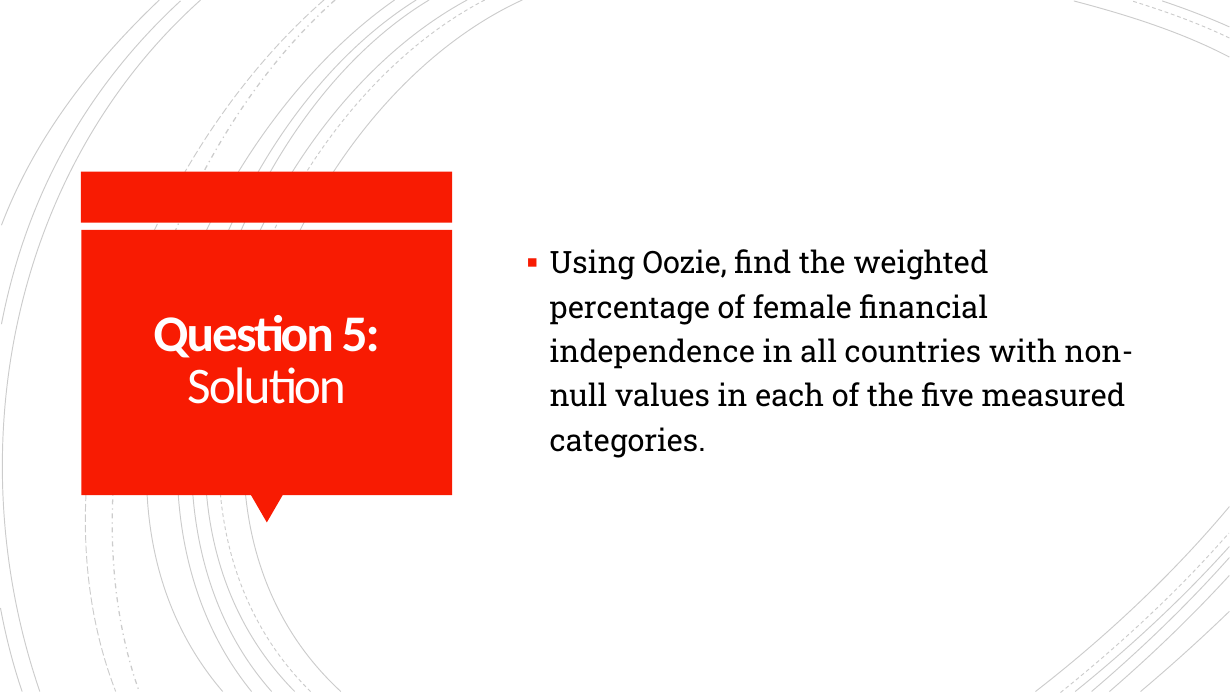
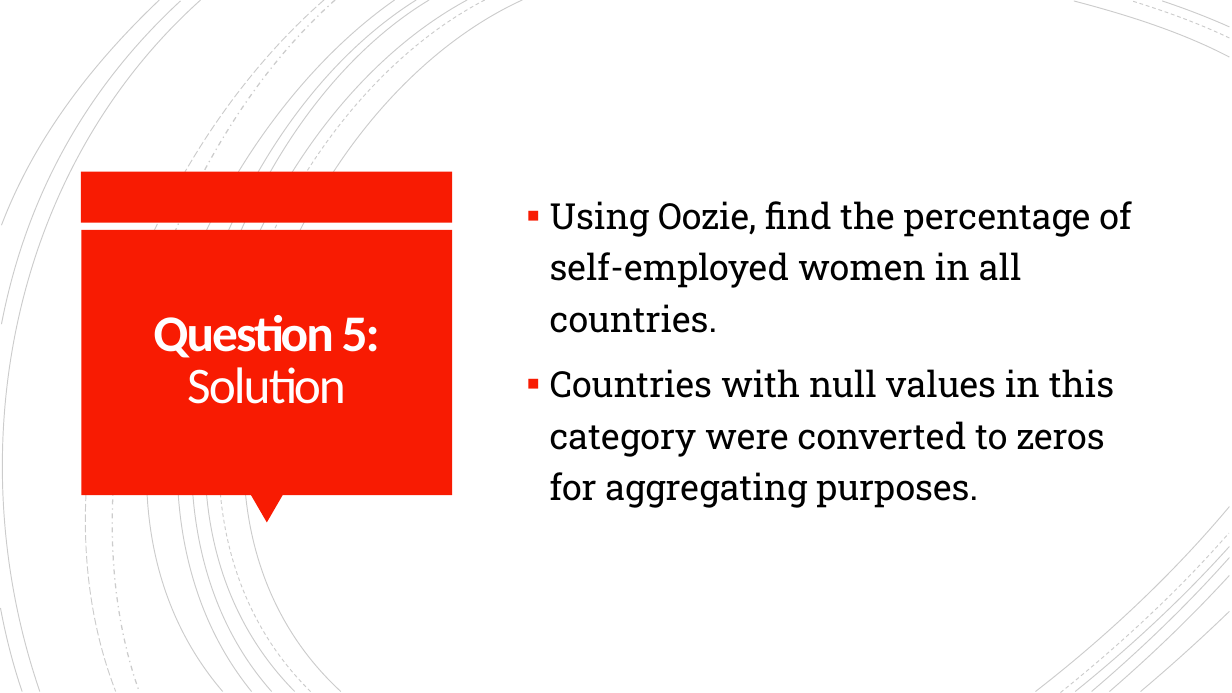
Before and after one commit to cordellsl/Project2, a slide deck: slide 23 of Project 2 Presentation.pptx (slide 22 before the commit). Drawn at 1232x693 pixels with LibreOffice and Linux fonts; fonts in the diff are those of the drawing. Boxes give left, top, right and bottom in pixels: in the first picture for what was removed or moved away, otherwise in the second. Text is boxed around its words. In the diff, an @@ line names an element or a change of style, - is before the commit and + after.

```diff
--- a/Project 2 Presentation.pptx
+++ b/Project 2 Presentation.pptx
@@ text at (550, 201, 1131, 508): text changed; size 24 to 28 pt @@
-▪ Using Oozie, find the weighted percentage of female financial independence in all countries with non-null values in each of the five measured categories.
+▪ Using Oozie, find the percentage of self-employed women in all countries.
+▪ Countries with null values in this category were converted to zeros for aggregating purposes.
```
Also in this commit, not shown: 9 other slides changed, 2 slides added.
